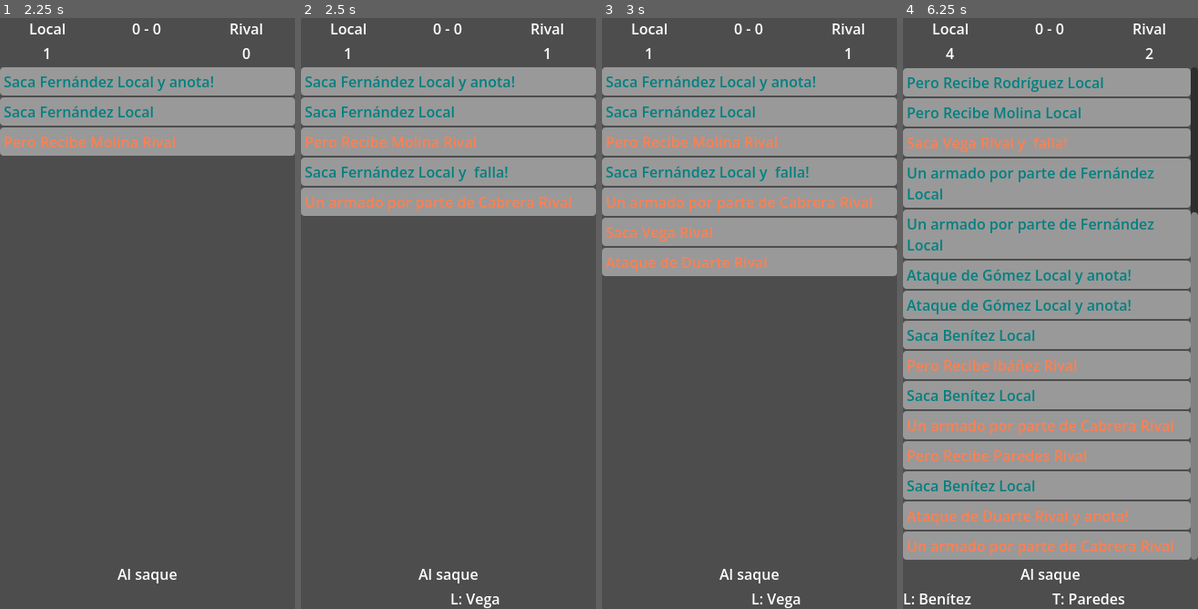
Above: before the commit, frames 1-4 (left to right).
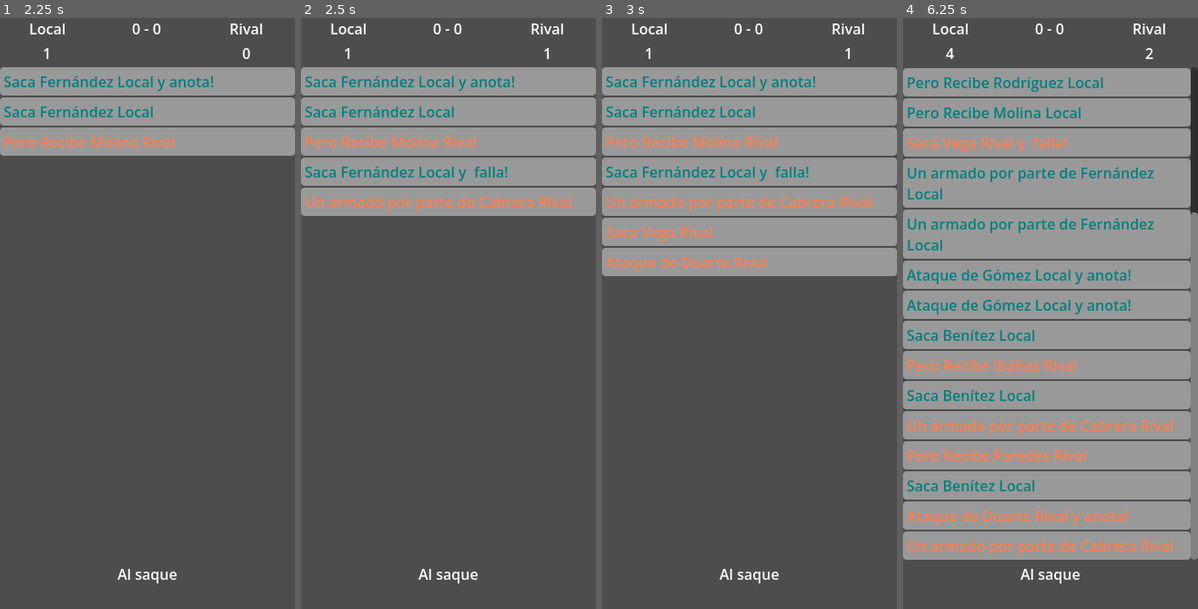
Above: after the commit, the same moments.

Repository: Nicolasr643/NSV
Game: Godot game, scene res://Scenes/Main.tscn
The game is run twice, just before and just after one commit, with the same random seed, the same clock (stepped at 60 frames per second) and the same inputs.
Inputs:
- Up to frame 1 (2.25 s): tap Enter at 0.5 s; tap 2 at 0.6, 1.35 s; tap Space at 1.25 s; tap 1 at 2.1 s
- Up to frame 2 (2.5 s): tap 2 at 2.3 s
- Up to frame 3 (3 s): tap Enter at 2.75 s; tap 2 at 2.85 s
- Up to frame 4 (6.25 s): tap 2 at 3.6, 4.55, 5.1, 5.85 s; tap Space at 4.25 s; tap 1 at 4.35 s; tap Enter at 5 s

Frame 1 is identical in both runs. In frame 2, 0.1% of the frame differs, in the area x 50-68%, y 97-100%; in frame 3, 0.1%; in frame 4, 0.4%, in the area x 0-75%, y 97-100%.

Commit message:
Update Jugador

Diff:
--- a/Scenes/Main.tscn
+++ b/Scenes/Main.tscn
@@ -1,6 +1,6 @@
 [gd_scene format=3 uid="uid://hg7lj8jhhuqw"]
 
-[ext_resource type="Script" uid="uid://qn5e1coteubn" path="res://Scenes/Game_Loop.gd" id="1_r150o"]
+[ext_resource type="Script" uid="uid://qn5e1coteubn" path="res://Scenes/Visual_Game_Hub.gd" id="1_r150o"]
 
 [sub_resource type="StyleBoxFlat" id="StyleBoxFlat_r150o"]
 content_margin_left = 4.0
@@ -105,13 +105,13 @@
 text = "Al saque"
 horizontal_alignment = 1
 
-[node name="Rotacion(UC)" type="HBoxContainer" parent="Panel/VBoxContainer" unique_id=1071180217]
+[node name="Rotacion" type="HBoxContainer" parent="Panel/VBoxContainer" unique_id=1071180217]
 layout_mode = 2
 
-[node name="Saque_L" type="Label" parent="Panel/VBoxContainer/Rotacion(UC)" unique_id=1990267633]
+[node name="Saque_L" type="Label" parent="Panel/VBoxContainer/Rotacion" unique_id=1990267633]
 layout_mode = 2
 size_flags_horizontal = 3
 
-[node name="Saque_R" type="Label" parent="Panel/VBoxContainer/Rotacion(UC)" unique_id=1619054532]
+[node name="Saque_R" type="Label" parent="Panel/VBoxContainer/Rotacion" unique_id=1619054532]
 layout_mode = 2
 size_flags_horizontal = 3
--- a/Scenes/Game_Loop.gd
+++ b/Scenes/Visual_Game_Hub.gd
@@ -8,8 +8,8 @@
 @onready var scroll: ScrollContainer = $Panel/Log_Display/ScrollContainer
 @onready var vbox_scroll: VBoxContainer = $Panel/Log_Display/ScrollContainer/VBoxContainer
 
-@onready var lb_saque_l: Label = $"Panel/VBoxContainer/Rotacion(UC)/Saque_L"
-@onready var lb_saque_r: Label = $"Panel/VBoxContainer/Rotacion(UC)/Saque_R"
+@onready var lb_saque_l: Label = $"Panel/VBoxContainer/Rotacion/Saque_L"
+@onready var lb_saque_r: Label = $"Panel/VBoxContainer/Rotacion/Saque_R"
 const COLOR_RIVAL := "coral"
 const COLOR_LOCAL := "teal"
 
@@ -52,11 +52,11 @@
 	update_label(lb_local_puntaje,0)
 	update_label(lb_rival_puntaje,0)
 
-func actualizar_sacador(equipo,jugador:Array) -> void:
+func actualizar_sacador(equipo,jugador:Jugador) -> void:
 	if equipo == 'Local':
-		update_label(lb_saque_l,jugador[0] + ": " + jugador[1])
+		update_label(lb_saque_l,jugador.posicion_letra + ": " + jugador.nombre)
 	else:
-		update_label(lb_saque_r,jugador[0] + ": " + jugador[1])
+		update_label(lb_saque_r,jugador.posicion_letra + ": " + jugador.nombre)
 func finalizar_partido(equipo):
 	print("Ha ganado "+ equipo)
 #endregion
--- a/Scripts/main_logic.gd
+++ b/Scripts/Game_Match_Logic.gd
@@ -8,24 +8,15 @@
 const COLOR_RIVAL := "coral"
 const COLOR_LOCAL := "teal"
 
+var roster_local: Array[Jugador] = []
+var roster_rival: Array[Jugador] = []
+
 const NOMBRES := {
-	"Local": {
-		"A": "Fernández",
-		"D": "Gómez",
-		"C": "Rodríguez",
-		"O": "Álvarez",
-		"T": "Suárez",
-		"L": "Benítez"
-	},
-	"Rival": {
-		"A": "Cabrera",
-		"D": "Duarte",
-		"C": "Ibáñez",
-		"O": "Molina",
-		"T": "Paredes",
-		"L": "Vega"
-	}
+	"Local": ["Fernández", "Gómez", "Rodríguez", "Álvarez", "Suárez", "Benítez"],
+	"Rival": ["Cabrera", "Duarte", "Ibáñez", "Molina", "Paredes", "Vega"]
 }
+const POSICIONES := ["A", "D", "C", "O", "T", "L"]
+
 const MENSAJES := {
 	"Saque": ["Saca"],
 	"Defensa": ["Pero Recibe"],
@@ -44,10 +35,29 @@
 
 # Called when the node enters the scene tree for the first time.
 func _ready() -> void:
-	pass # Replace with function body.
-
-
+	generar_roster()
+	for pj in roster_local:
+		print(pj.nombre)
+
+
+
+
+#region Debug Equipo Crear
+func generar_roster() -> void:
+	var posiciones := ["A", "D", "C", "O", "T", "L"]
+	for i in posiciones.size():
+		roster_local.append(crear_jugador(NOMBRES["Local"][i], "Local", posiciones[i]))
+		roster_rival.append(crear_jugador(NOMBRES["Rival"][i], "Rival", posiciones[i]))
+
+func crear_jugador(nombre: String, equipo: String, posicion: String) -> Jugador:
+	var j := Jugador.new()
+	j.nombre = nombre
+	j.equipo = equipo
+	j.posicion_letra = posicion
+	return j
+#endregion
 # Called every frame. 'delta' is the elapsed time since the previous frame.
+
 func _input(event: InputEvent) -> void:
 	if event is InputEventKey and event.pressed:
 		if event.keycode == KEY_1:
@@ -127,13 +137,17 @@
 		return rotacionL.find(jugador) > 0 and rotacionL.find(jugador) < 4
 	else:
 		return rotacionR.find(jugador) > 0 and rotacionR.find(jugador) < 4
-func jugador_en(equipo: String,pos: int) -> String:
-	var indice_str := pos - 1
+func jugador_en(equipo: String, numero_pos: int) -> Jugador:
+	var indice_str := numero_pos - 1
 	var rotacion_actual := rotacionL if equipo == "Local" else rotacionR
 	var letra_posicion := rotacion_actual[indice_str]
-	return NOMBRES[equipo][letra_posicion]
-func jugador_pos(equipo: String,pos: String) -> String:
-	return NOMBRES[equipo][pos]
+	return jugador_pos(equipo, letra_posicion)
+
+func jugador_pos(equipo: String, pos: String) -> Jugador:
+	var indice_roster := POSICIONES.find(pos)
+	var roster := roster_local if equipo == "Local" else roster_rival
+	return roster[indice_roster]
+
 #endregion
 
 #region sheduler
@@ -158,12 +172,12 @@
 	var entrasaque = randi_range(0,10)
 
 	if entrasaque > 8:
-		generate_Event(jugador_saque,'Saque',bl_equipo_saque,1)
+		generate_Event(jugador_saque.nombre,'Saque',bl_equipo_saque,1)
 		return
 	if entrasaque < 3:
-		generate_Event(jugador_saque,'Saque',bl_equipo_saque,0)
+		generate_Event(jugador_saque.nombre,'Saque',bl_equipo_saque,0)
 		return
-	generate_Event(jugador_saque,'Saque',bl_equipo_saque,2)
+	generate_Event(jugador_saque.nombre,'Saque',bl_equipo_saque,2)
 
 	var en_juego = true
 	var situacion_punto = 0
@@ -173,22 +187,22 @@
 	while en_juego:
 		#recepcion
 		await get_tree().create_timer(0.5).timeout
-		generate_Event(jugador_receptor,'Defensa',bl_equipo_balon,2)
+		generate_Event(jugador_receptor.nombre,'Defensa',bl_equipo_balon,2)
 		#armado
 		await get_tree().create_timer(0.5).timeout
-		generate_Event(jugador_pos(equipo_al_balon,"A"),'Armado',bl_equipo_balon,2)
+		generate_Event(jugador_pos(equipo_al_balon,"A").nombre,'Armado',bl_equipo_balon,2)
 		#ataque
 		await get_tree().create_timer(0.5).timeout
 
 		situacion_punto = randi_range(0,10)
 
 		if situacion_punto > 8:
-			generate_Event(jugador_pos(equipo_al_balon,"D"),'Ataque',bl_equipo_balon,1)
+			generate_Event(jugador_pos(equipo_al_balon,"D").nombre,'Ataque',bl_equipo_balon,1)
 			return
 		if situacion_punto < 2:
-			generate_Event(jugador_pos(equipo_al_balon,"D"),'Ataque',bl_equipo_balon,0)
+			generate_Event(jugador_pos(equipo_al_balon,"D").nombre,'Ataque',bl_equipo_balon,0)
 			return
-		generate_Event(jugador_pos(equipo_al_balon,"D"),'Ataque',bl_equipo_balon,2)
+		generate_Event(jugador_pos(equipo_al_balon,"D").nombre,'Ataque',bl_equipo_balon,2)
 
 		equipo_al_balon = 'Rival' if equipo_al_balon == 'Local' else 'Local'
 		bl_equipo_balon = true if equipo_al_balon == 'Local' else false
--- /dev/null
+++ b/Scripts/Jugador.gd
@@ -0,0 +1,14 @@
+class_name Jugador
+extends Resource
+
+@export var nombre: String
+@export var equipo: String
+@export var posicion_letra: String
+
+@export_range(0, 100) var fuerza: int
+@export_range(0, 100) var precision: int
+@export_range(0, 100) var recepcion: int
+@export_range(0, 100) var bloqueo: int
+@export_range(0, 100) var afinidad_armador: int
+
+var energia: float
Renamed: Scenes/Game_Loop.gd.uid -> Scenes/Visual_Game_Hub.gd.uid
Renamed: Scripts/main_logic.gd.uid -> Scripts/Game_Match_Logic.gd.uid
Not shown, added: Scripts/Jugador.gd.uid
